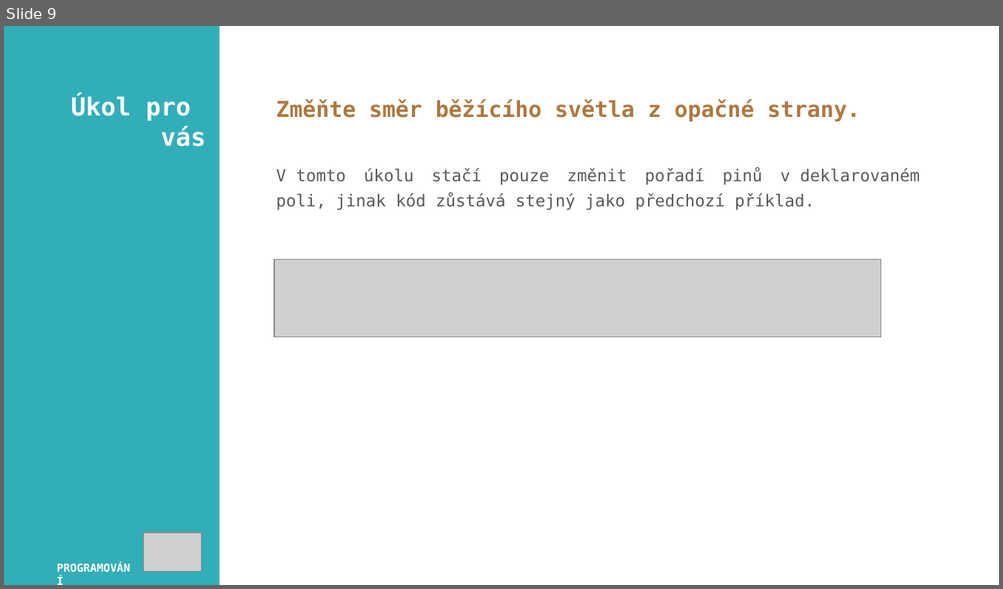
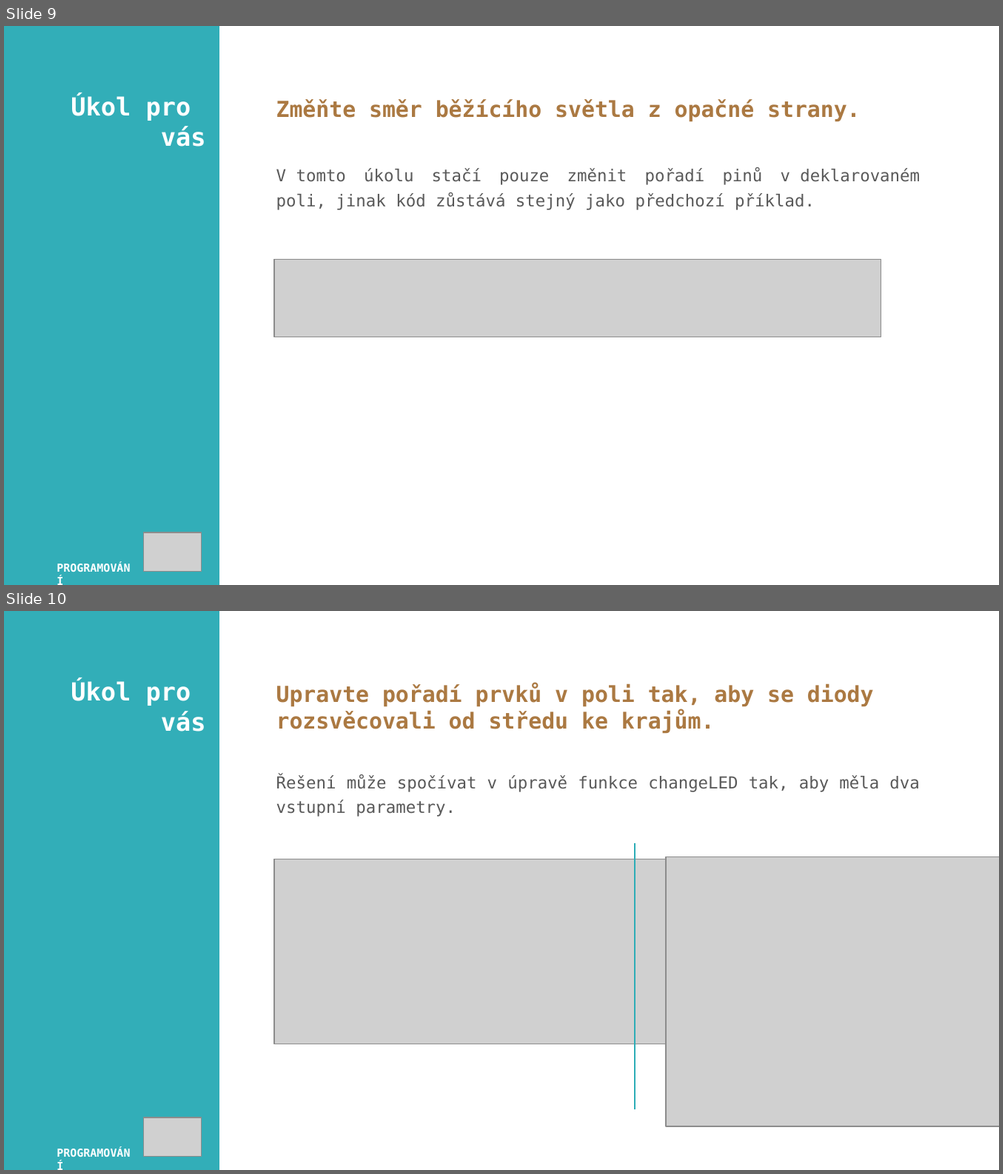
Before and after one commit to JanPrsala/PRIM, a slide deck: Experiments/Arduino/02_LED_ANIMATION/ppt/02_led_animace_for_pole.pptx. Shown one above the other, each under a label of ours: slide 9 before the commit, slides 9 and 10 after it. The pictures are 1003x589 and 1003x1174 pixels, drawn with LibreOffice and Linux fonts; fonts in the diff are those of the drawing; grey boxes stand for pictures. Boxes give left, top, right and bottom in pixels: in the first picture for what was removed or moved away, otherwise in the second. Text is boxed around its words. In the diff, an @@ line names an element or a change of style, - is before the commit and + after.

```diff
--- a/Experiments/Arduino/02_LED_ANIMATION/ppt/02_led_animace_for_pole.pptx
+++ b/Experiments/Arduino/02_LED_ANIMATION/ppt/02_led_animace_for_pole.pptx
@@ slide 10 added at (4, 611, 999, 1170), background #FFFFFF @@
@@ rectangle added at (4, 611, 219, 1170), fill #32AEB8 @@
@@ text added at (71, 681, 206, 732), 18 pt, text #FFFFFF, bold @@
+Úkol pro
+vás
@@ text added at (276, 684, 874, 733), 16 pt, text #AB7942, bold @@
+Upravte pořadí prvků v poli tak, aby se diody rozsvěcovali od středu ke krajům.
@@ text added at (276, 775, 919, 817), 12 pt, text #595959 @@
+Řešení může spočívat v úpravě funkce changeLED tak, aby měla dva vstupní parametry.
@@ line added from (634, 843) to (634, 1111), #2EADB7 0.75 pt @@
@@ picture added at (275, 860, 791, 1045) @@
@@ picture added at (666, 857, 999, 1128) @@
@@ picture added at (143, 1118, 201, 1157) @@
@@ text added at (47, 1141, 146, 1165), 8 pt, text #FFFFFF, bold @@
+PROGRAMOVÁNÍ
```
Also in this commit, not shown: 4 slides removed, 32 other files.
